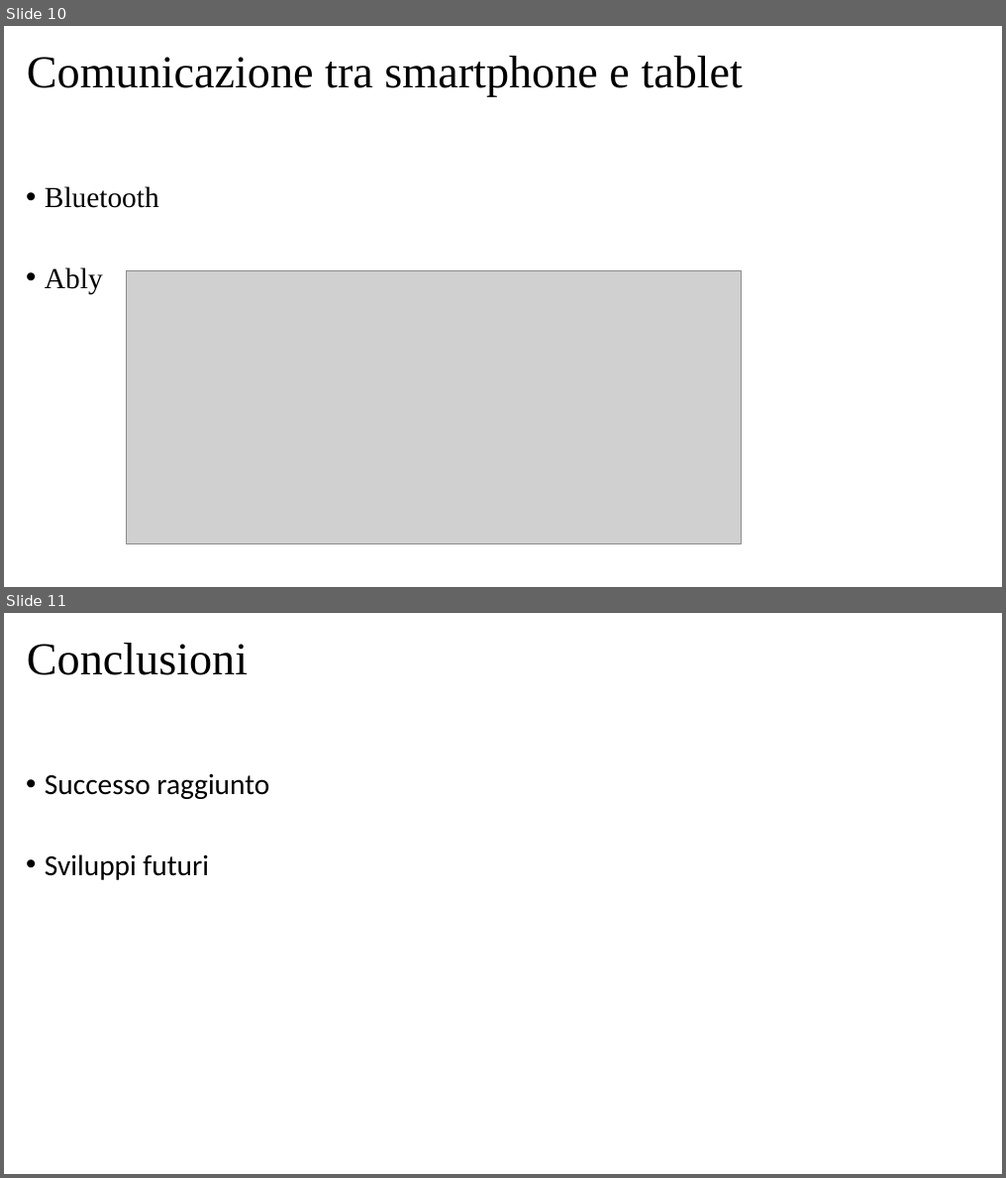
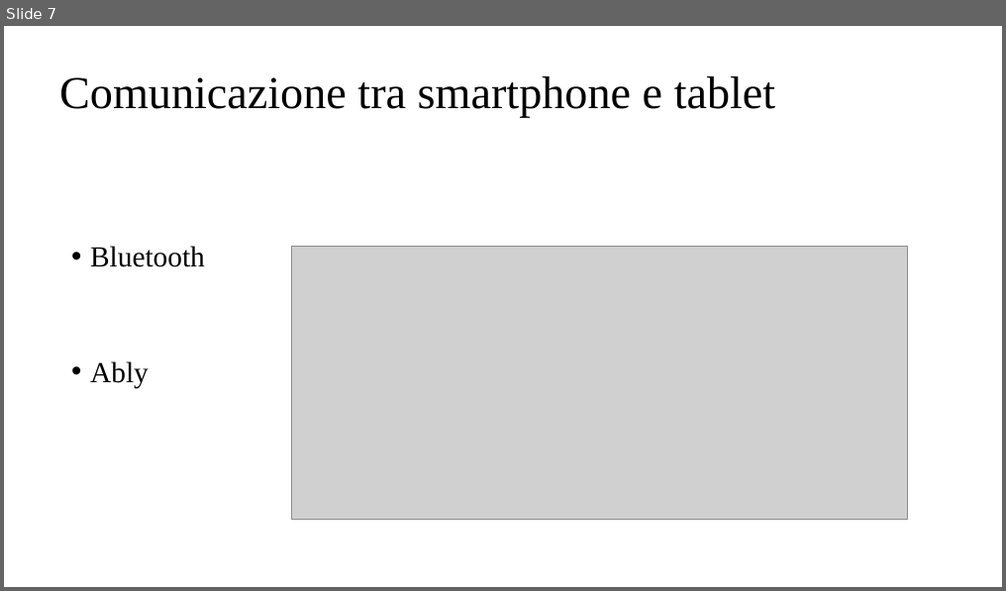
Before and after one commit to davidecolussi/Tesi, a slide deck: presentazione/Colussi_Davide_Presentazione.pptx. Shown one above the other, each under a label of ours: slides 10 and 11 before the commit, slide 7 after it. The pictures are 1006x1178 and 1006x591 pixels, drawn with LibreOffice and Linux fonts; fonts in the diff are those of the drawing; grey boxes stand for pictures. Boxes give left, top, right and bottom in pixels: in the first picture for what was removed or moved away, otherwise in the second. Text is boxed around its words. In the diff, an @@ line names an element or a change of style, - is before the commit and + after.

```diff
--- a/presentazione/Colussi_Davide_Presentazione.pptx
+++ b/presentazione/Colussi_Davide_Presentazione.pptx
@@ slide 11 removed at <box>4,613,1002,1174</box>, background #FFFFFF @@
@@ title removed at <box>27,643,248,675</box> @@
-Conclusioni
@@ text removed at <box>45,773,269,880</box> @@
-• Successo raggiunto
-• Sviluppi futuri
@@ what was slide 10 is now slide 7 @@
@@ slide 7 changed as well @@
@@ title "Comunicazione tra smartphone e tablet": place and size @@
-title "Comunicazione tra smartphone e tablet" at <box>27,56,743,97</box>
+title "Comunicazione tra smartphone e tablet" at <box>59,76,775,118</box>
@@ text "Bluetooth": place and size @@
-text "Bluetooth" at <box>45,186,159,294</box>
+text "Bluetooth" at <box>90,246,205,388</box>
@@ text "Bluetooth" at <box>90,246,205,388</box>: line spacing 2 to 3 @@
@@ picture: place and size @@
-picture at <box>126,271,742,544</box>
+picture at <box>292,246,908,519</box>
```
Also in this commit, not shown: 5 other slides changed, 4 slides added, 4 other slides removed.
